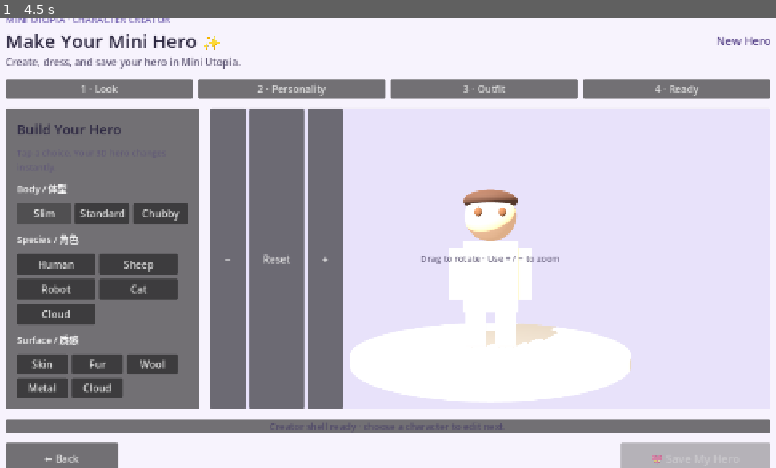
Above: before the commit, frame 1.
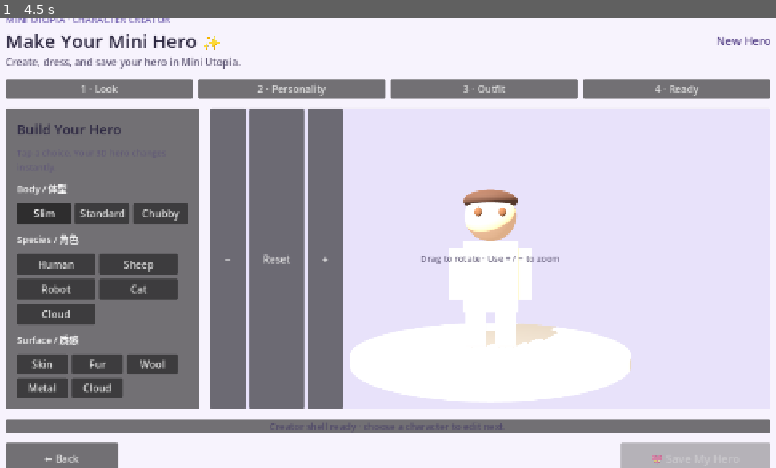
Above: after the commit, the same moment.

Repository: Mrlukahuang/mini-utopia-studio
Game: Godot game, scene res://scenes/character_creator.tscn
Two runs of this game, one before a commit and one after it. Both use one fixed random seed, a clock stepped at 60 frames per second and the inputs below. This scene is started directly instead of the project's main scene.
Inputs:
- Up to frame 1 (4.5 s): click "4 · Ready" at 0.5 s; click "4 · Ready" at 1.25 s; click "1 · Look" at 2 s; click "2 · Personality" at 2.75 s; click "3 · Outfit" at 3.5 s; click "Slim" at 4.25 s

The runs differ from the first frame. In frame 1, 0.3% of the frame differs, in the area x 2-10%, y 41-46%.

Commit message:
GODOT-CC03 make appearance choices visibly selectable

Diff:
--- a/godot/scenes/character_creator.tscn
+++ b/godot/scenes/character_creator.tscn
@@ -144,18 +144,21 @@
 
 [node name="SlimButton" type="Button" parent="RootMargin/MainColumn/CreatorBody/ChoicePanel/Margin/Content/BodyRow"]
 custom_minimum_size = Vector2(0, 34)
+toggle_mode = true
 layout_mode = 2
 size_flags_horizontal = 3
 text = "Slim"
 
 [node name="StandardButton" type="Button" parent="RootMargin/MainColumn/CreatorBody/ChoicePanel/Margin/Content/BodyRow"]
 custom_minimum_size = Vector2(0, 34)
+toggle_mode = true
 layout_mode = 2
 size_flags_horizontal = 3
 text = "Standard"
 
 [node name="ChubbyButton" type="Button" parent="RootMargin/MainColumn/CreatorBody/ChoicePanel/Margin/Content/BodyRow"]
 custom_minimum_size = Vector2(0, 34)
+toggle_mode = true
 layout_mode = 2
 size_flags_horizontal = 3
 text = "Chubby"
@@ -173,26 +176,31 @@
 
 [node name="HumanButton" type="Button" parent="RootMargin/MainColumn/CreatorBody/ChoicePanel/Margin/Content/SpeciesGrid"]
 custom_minimum_size = Vector2(126, 34)
+toggle_mode = true
 layout_mode = 2
 text = "Human"
 
 [node name="SheepButton" type="Button" parent="RootMargin/MainColumn/CreatorBody/ChoicePanel/Margin/Content/SpeciesGrid"]
 custom_minimum_size = Vector2(126, 34)
+toggle_mode = true
 layout_mode = 2
 text = "Sheep"
 
 [node name="RobotButton" type="Button" parent="RootMargin/MainColumn/CreatorBody/ChoicePanel/Margin/Content/SpeciesGrid"]
 custom_minimum_size = Vector2(126, 34)
+toggle_mode = true
 layout_mode = 2
 text = "Robot"
 
 [node name="CatButton" type="Button" parent="RootMargin/MainColumn/CreatorBody/ChoicePanel/Margin/Content/SpeciesGrid"]
 custom_minimum_size = Vector2(126, 34)
+toggle_mode = true
 layout_mode = 2
 text = "Cat"
 
 [node name="CloudButton" type="Button" parent="RootMargin/MainColumn/CreatorBody/ChoicePanel/Margin/Content/SpeciesGrid"]
 custom_minimum_size = Vector2(126, 34)
+toggle_mode = true
 layout_mode = 2
 text = "Cloud"
 
@@ -209,26 +217,31 @@
 
 [node name="SkinButton" type="Button" parent="RootMargin/MainColumn/CreatorBody/ChoicePanel/Margin/Content/SurfaceGrid"]
 custom_minimum_size = Vector2(82, 32)
+toggle_mode = true
 layout_mode = 2
 text = "Skin"
 
 [node name="FurButton" type="Button" parent="RootMargin/MainColumn/CreatorBody/ChoicePanel/Margin/Content/SurfaceGrid"]
 custom_minimum_size = Vector2(82, 32)
+toggle_mode = true
 layout_mode = 2
 text = "Fur"
 
 [node name="WoolButton" type="Button" parent="RootMargin/MainColumn/CreatorBody/ChoicePanel/Margin/Content/SurfaceGrid"]
 custom_minimum_size = Vector2(82, 32)
+toggle_mode = true
 layout_mode = 2
 text = "Wool"
 
 [node name="MetalButton" type="Button" parent="RootMargin/MainColumn/CreatorBody/ChoicePanel/Margin/Content/SurfaceGrid"]
 custom_minimum_size = Vector2(82, 32)
+toggle_mode = true
 layout_mode = 2
 text = "Metal"
 
 [node name="CloudButton" type="Button" parent="RootMargin/MainColumn/CreatorBody/ChoicePanel/Margin/Content/SurfaceGrid"]
 custom_minimum_size = Vector2(82, 32)
+toggle_mode = true
 layout_mode = 2
 text = "Cloud"
 
